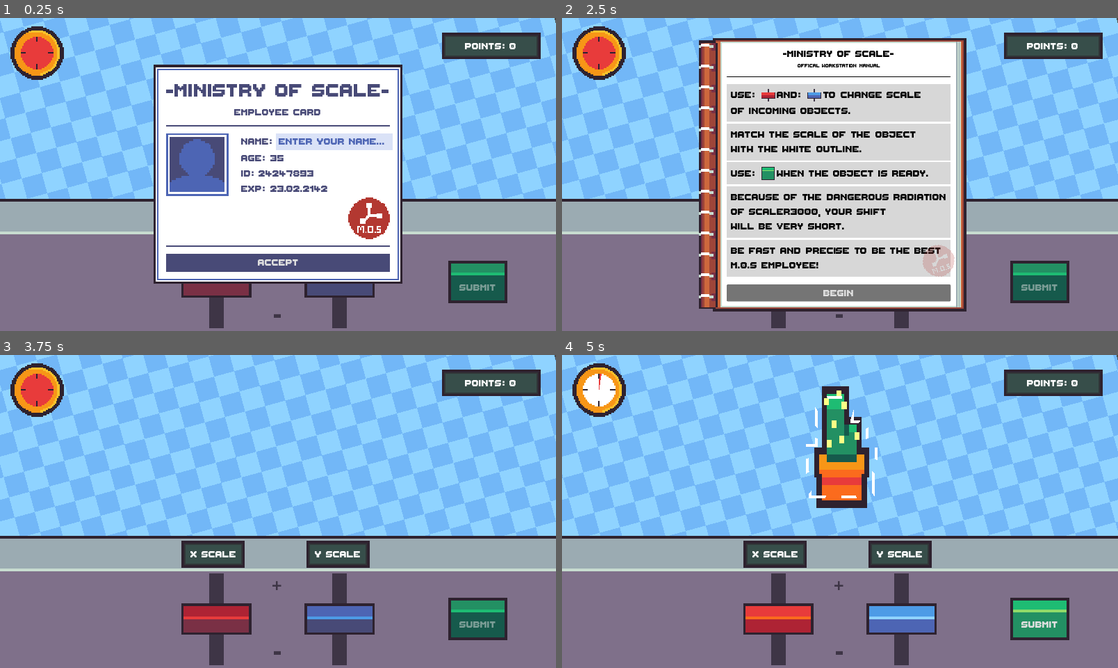
Above: before the commit, frames 1-4 (two rows, left to right).
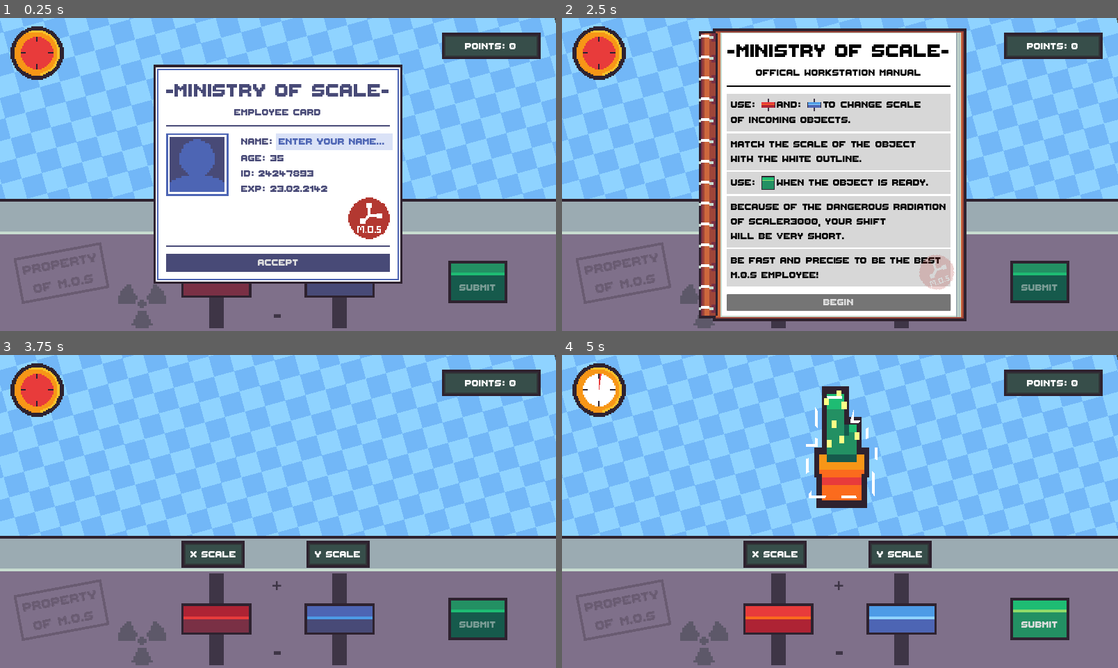
Above: after the commit, the same moments.

Repository: FixelDev/built-to-scale
Game: Godot game, scene res://scenes/game/game.tscn
Two runs of this game, one before a commit and one after it. Both use one fixed random seed, a clock stepped at 60 frames per second and the inputs below.
Inputs (mouse positions are in pixels of both pictures, inside the frame that each line leads up to):
- Up to frame 1 (0.25 s): no input
- Up to frame 2 (2.5 s): click (895, 143) at 0.52 s; type "Alex" at 0.6 s; click "Accept" at 1.25 s; move the mouse to (962, 158) at 2.02 s
- Up to frame 3 (3.75 s): click "BEGIn" at 2.75 s; move the mouse to (166, 527) at 3.52 s
- Up to frame 4 (5 s): move the mouse to (895, 442) at 4.27 s

The runs differ from the first frame. In frame 1, 1.1% of the frame differs, in the area x 2-30%, y 71-100%; in frame 2, 20%, in the area x 2-73%, y 3-100%; in frame 3, 1.1%; in frame 4, 1.1%.
Error in both runs: Attempt to call function 'get_as_text' in base 'null instance' on a null instance. (res://globals/globals.gd:22)

Commit message:
Added decorations for table

Diff:
--- a/scenes/game/game.tscn
+++ b/scenes/game/game.tscn
@@ -23,6 +23,8 @@
 [ext_resource type="Texture2D" uid="uid://ejou734cgw11" path="res://scenes/game/player_card/player_card_panel.png" id="14_hjkh8"]
 [ext_resource type="Theme" uid="uid://eigjusjmirew" path="res://scenes/game/player_card/player_card_theme.tres" id="14_u72o2"]
 [ext_resource type="Texture2D" uid="uid://ck5eed6kwxjqx" path="res://scenes/game/player_card/photo.png" id="16_a8nq0"]
+[ext_resource type="Texture2D" uid="uid://ck4lxatxvyrqd" path="res://scenes/game/player_console/table/radiation.png" id="17_booj3"]
+[ext_resource type="Texture2D" uid="uid://3e88waw5e4mm" path="res://utilities/border.png" id="18_aerrk"]
 [ext_resource type="FontFile" uid="uid://bomgmu63wr4da" path="res://fonts/ThaleahFat.ttf" id="18_g2n0c"]
 [ext_resource type="Texture2D" uid="uid://cjkwlm4vrafww" path="res://scenes/game/player_card/stamp.png" id="19_ty4gj"]
 [ext_resource type="Texture2D" uid="uid://cialke22ga4bs" path="res://scenes/game/player_card/accept_button_hover.png" id="20_dlfx0"]
@@ -95,6 +97,13 @@
 texture_margin_right = 10.0
 texture_margin_bottom = 10.0
 
+[sub_resource type="StyleBoxTexture" id="StyleBoxTexture_k31y2"]
+texture = ExtResource("18_aerrk")
+texture_margin_left = 6.0
+texture_margin_top = 6.0
+texture_margin_right = 6.0
+texture_margin_bottom = 6.0
+
 [sub_resource type="StyleBoxTexture" id="StyleBoxTexture_h1s0u"]
 texture = ExtResource("14_hjkh8")
 texture_margin_left = 19.0
@@ -360,6 +369,50 @@
 size_flags_horizontal = 4
 theme_override_font_sizes/font_size = 32
 text = "Y SCALE"
+horizontal_alignment = 1
+vertical_alignment = 1
+
+[node name="TextureRect" type="TextureRect" parent="UI/Table"]
+layout_mode = 0
+offset_left = 247.0
+offset_top = 578.0
+offset_right = 407.0
+offset_bottom = 738.0
+texture = ExtResource("17_booj3")
+
+[node name="TextureRect2" type="TextureRect" parent="UI/Table"]
+layout_mode = 0
+offset_right = 40.0
+offset_bottom = 40.0
+
+[node name="Panel" type="Panel" parent="UI/Table"]
+modulate = Color(1, 1, 1, 0.270588)
+layout_mode = 0
+offset_left = 31.0
+offset_top = 553.0
+offset_right = 236.0
+offset_bottom = 660.0
+rotation = -0.183726
+theme_override_styles/panel = SubResource("StyleBoxTexture_k31y2")
+
+[node name="Label" type="Label" parent="UI/Table/Panel"]
+layout_mode = 1
+anchors_preset = 8
+anchor_left = 0.5
+anchor_top = 0.5
+anchor_right = 0.5
+anchor_bottom = 0.5
+offset_left = -86.5
+offset_top = -41.5
+offset_right = 39.5
+offset_bottom = 21.5
+grow_horizontal = 2
+grow_vertical = 2
+scale = Vector2(1.38176, 1.38176)
+theme_override_colors/font_color = Color(0.180392, 0.133333, 0.184314, 1)
+theme_override_font_sizes/font_size = 32
+text = "PROPERTY
+OF M.O.S"
 horizontal_alignment = 1
 vertical_alignment = 1
 
@@ -552,9 +605,9 @@
 [node name="Panel2" type="Panel" parent="UI/RulesBook"]
 layout_mode = 0
 offset_left = -179.0
-offset_top = -288.0
+offset_top = -310.0
 offset_right = -135.0
-offset_bottom = 329.0
+offset_bottom = 351.0
 theme_override_styles/panel = SubResource("StyleBoxFlat_g30fu")
 
 [node name="PanelContainer" type="PanelContainer" parent="UI/RulesBook"]
@@ -585,7 +638,7 @@
 [node name="Label" type="Label" parent="UI/RulesBook/PanelContainer/MarginContainer/VBoxContainer"]
 layout_mode = 2
 theme_override_colors/font_color = Color(0, 0, 0, 1)
-theme_override_font_sizes/font_size = 32
+theme_override_font_sizes/font_size = 64
 text = "-ministry of scale-"
 horizontal_alignment = 1
 vertical_alignment = 1
@@ -593,7 +646,7 @@
 [node name="Label2" type="Label" parent="UI/RulesBook/PanelContainer/MarginContainer/VBoxContainer"]
 layout_mode = 2
 theme_override_colors/font_color = Color(0, 0, 0, 1)
-theme_override_font_sizes/font_size = 16
+theme_override_font_sizes/font_size = 32
 text = "Offical workstation manual"
 horizontal_alignment = 1
 vertical_alignment = 1
@@ -764,20 +817,20 @@
 [node name="Panel" type="Panel" parent="UI/RulesBook"]
 layout_mode = 0
 offset_left = -203.0
-offset_top = -283.0
+offset_top = -304.0
 offset_right = -127.0
-offset_bottom = 325.0
+offset_bottom = 345.0
 theme_override_styles/panel = SubResource("StyleBoxTexture_3ds6p")
 
 [node name="TextureRect" type="TextureRect" parent="UI/RulesBook"]
 modulate = Color(1, 1, 1, 0.219608)
 layout_mode = 2
-offset_left = 325.0
-offset_top = 196.0
-offset_right = 612.0
-offset_bottom = 196.0
+offset_left = 316.0
+offset_top = 220.0
+offset_right = 603.0
+offset_bottom = 220.0
 rotation = -0.337781
-scale = Vector2(0.766117, 0.766117)
+scale = Vector2(0.841601, 0.841601)
 texture = ExtResource("19_ty4gj")
 expand_mode = 1
 stretch_mode = 2
Not shown: 1 places in scenes/game/game.tscn that only renumber resources
Binary file added: scenes/game/player_console/table/radiation.aseprite
Binary file added: scenes/game/player_console/table/radiation.png
Not shown, added: scenes/game/player_console/table/radiation.png.import
Binary file added: utilities/border.aseprite
Binary file added: utilities/border.png
Not shown, added: utilities/border.png.import
